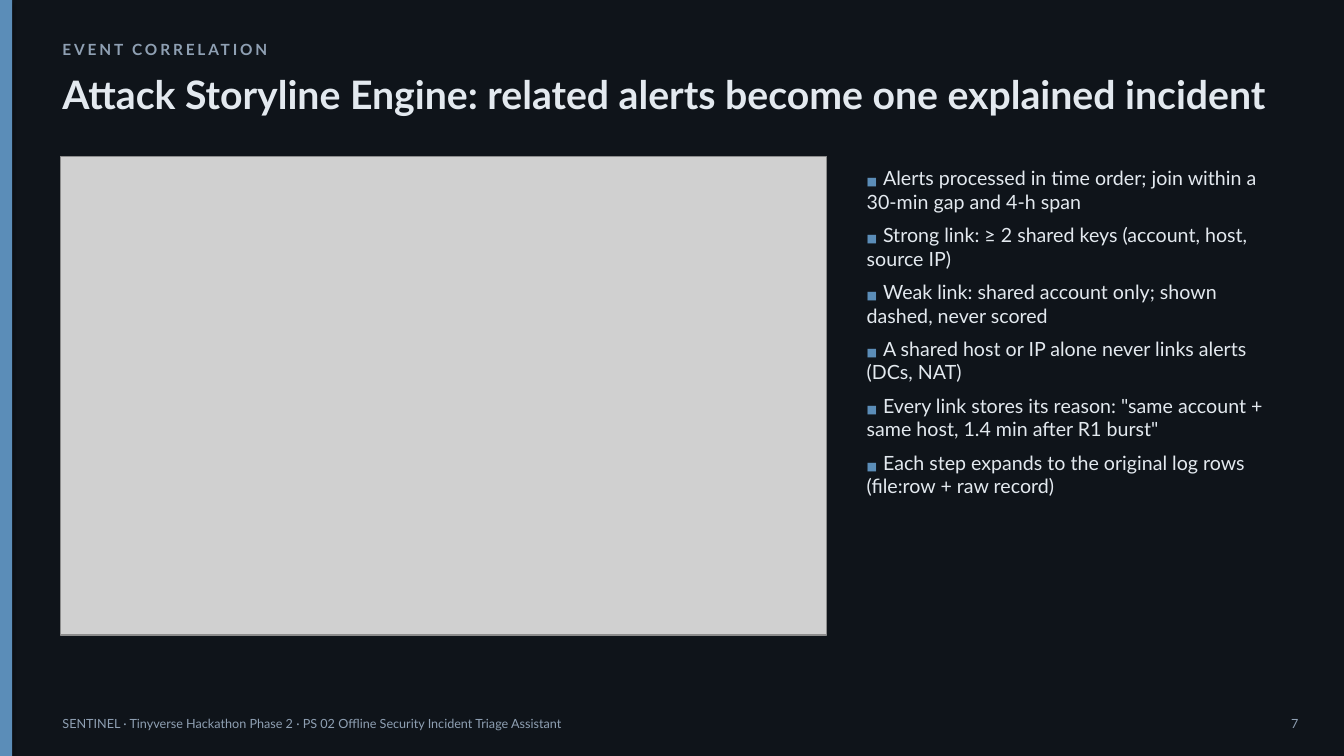
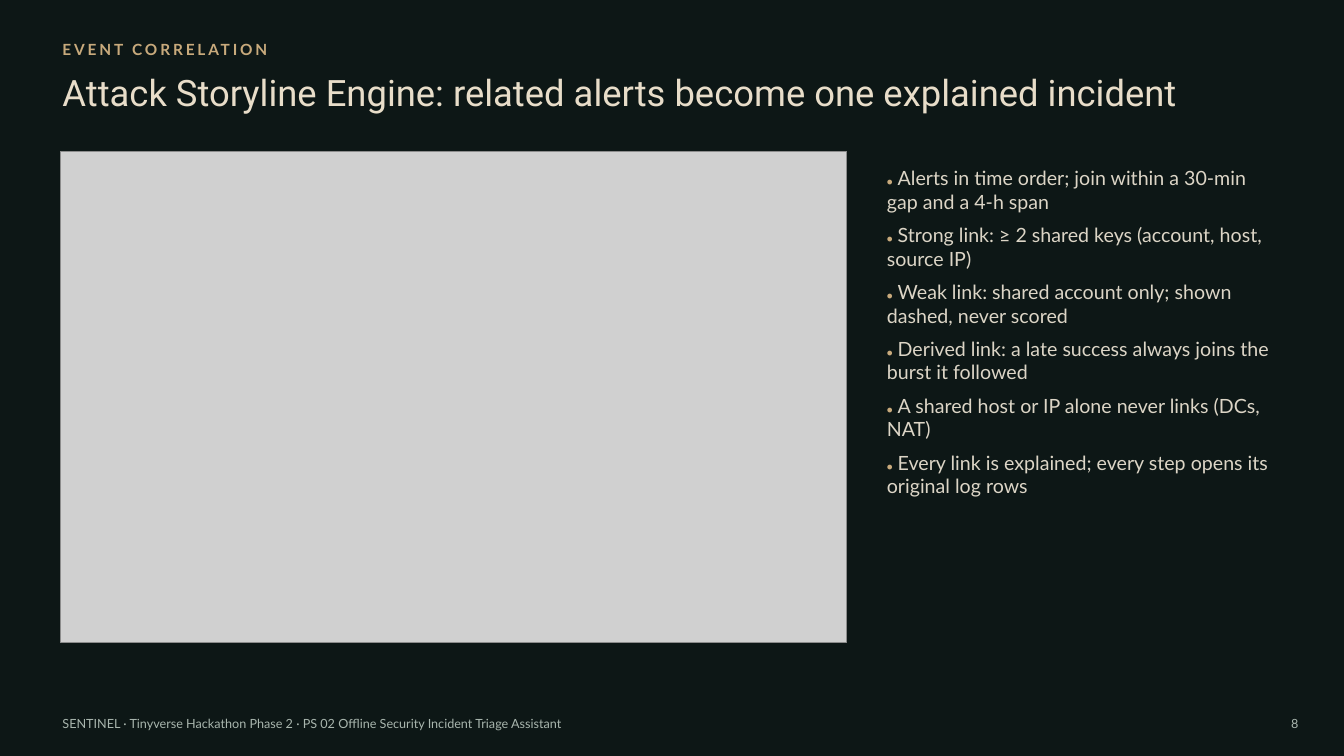
Before and after one commit to dakshitha0705/SENTINEL, a slide deck: slide 8 of presentation/SENTINEL_Tinyverse_PS02.pptx (slide 7 before the commit). Drawn at 1344x756 pixels with LibreOffice and Linux fonts; fonts in the diff are those of the drawing; grey boxes stand for pictures. Boxes give left, top, right and bottom in pixels: in the first picture for what was removed or moved away, otherwise in the second. Text is boxed around its words. In the diff, an @@ line names an element or a change of style, - is before the commit and + after.

```diff
--- a/presentation/SENTINEL_Tinyverse_PS02.pptx
+++ b/presentation/SENTINEL_Tinyverse_PS02.pptx
@@ background #0F141A to #0D1716 @@
@@ rectangle removed at [0, 0, 12, 756] @@
@@ text "EVENT CORRELATION" at [60, 35, 1069, 71]: text colour #8FA0B3 to #C8AA7C @@
@@ text "Attack Storyline Engine: related alerts ..." at [62, 78, 1177, 114]: size 28 to 26 pt, font Lato to Roboto, text colour #E3E9EF to #E8DDC9, bold off @@
@@ picture: place and size @@
-picture at [60, 156, 827, 635]
+picture at [60, 151, 847, 643]
@@ text at [887, 170, 1268, 497]: text changed; text colour #E3E9EF to #DCD5C6 @@
-■ Alerts processed in time order; join within a 30-min gap and 4-h span
-■ Strong link: ≥ 2 shared keys (account, host, source IP)
-■ Weak link: shared account only; shown dashed, never scored
-■ A shared host or IP alone never links alerts (DCs, NAT)
-■ Every link stores its reason: "same account + same host, 1.4 min after R1 burst"
-■ Each step expands to the original log rows (file:row + raw record)
+● Alerts in time order; join within a 30-min gap and a 4-h span
+● Strong link: ≥ 2 shared keys (account, host, source IP)
+● Weak link: shared account only; shown dashed, never scored
+● Derived link: a late success always joins the burst it followed
+● A shared host or IP alone never links (DCs, NAT)
+● Every link is explained; every step opens its original log rows
@@ text "SENTINEL · Tinyverse Hackathon Phase ..." at [62, 718, 561, 731]: text colour #8FA0B3 to #A9B6AE @@
@@ text at [1291, 719, 1298, 728]: text changed; text colour #8FA0B3 to #A9B6AE @@
-7
+8
```
Also in this commit, not shown: 9 other slides changed, 8 slides added, 5 slides removed, 36 other files.
